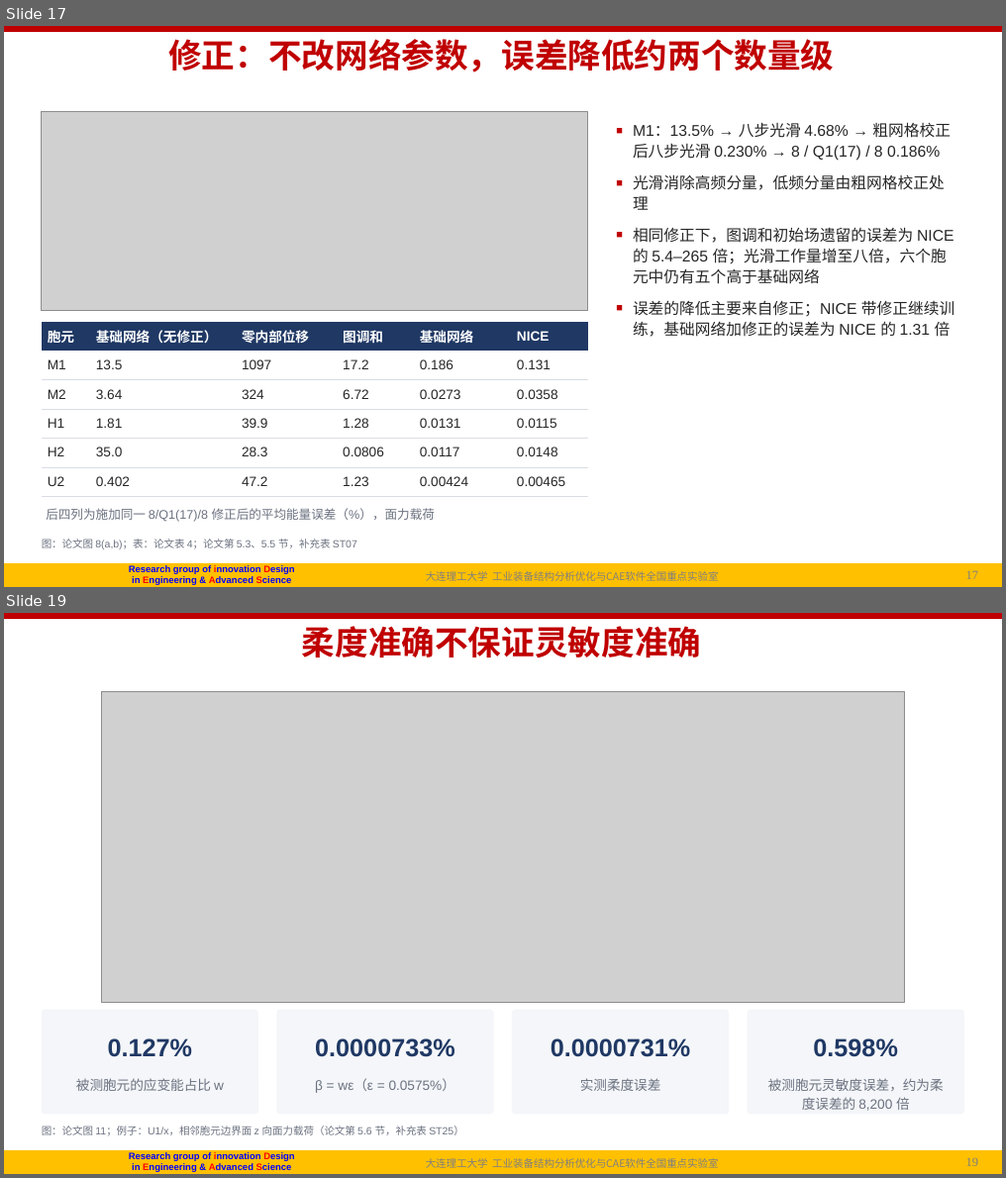
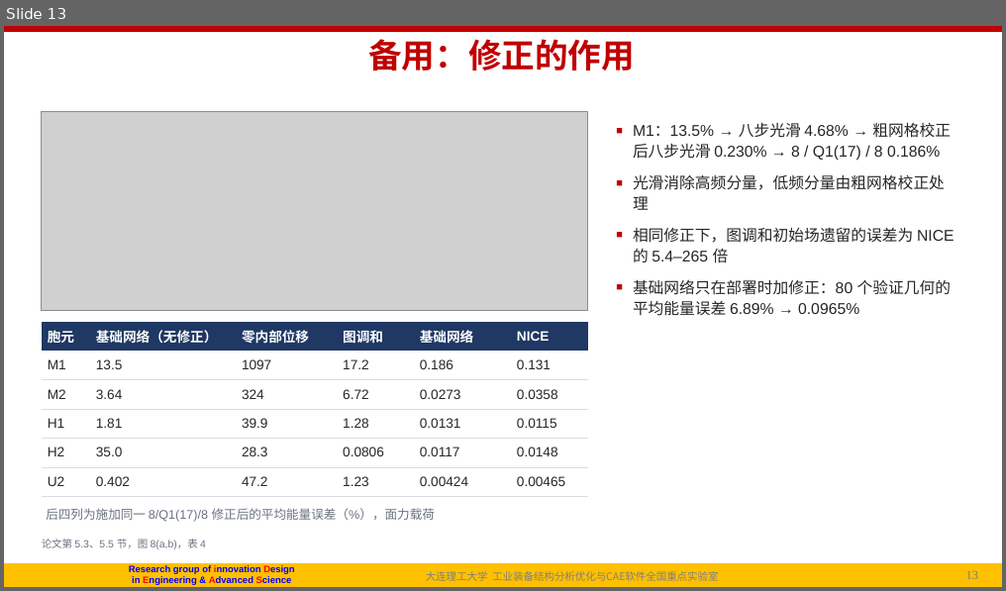
Before and after one commit to fanzhirui1004-source/curly-octo-goggles, a slide deck: docs/followup/talk/P1_NICE_组会汇报_20261014.pptx. Shown one above the other, each under a label of ours: slides 17 and 19 before the commit, slide 13 after it; the slides between them are not shown. The pictures are 1006x1178 and 1006x591 pixels, drawn with LibreOffice and Linux fonts; fonts in the diff are those of the drawing; grey boxes stand for pictures; background and template pictures are left out. Boxes give left, top, right and bottom in pixels: in the first picture for what was removed or moved away, otherwise in the second. Text is boxed around its words. In the diff, an @@ line names an element or a change of style, - is before the commit and + after.

```diff
--- a/docs/followup/talk/P1_NICE_组会汇报_20261014.pptx
+++ b/docs/followup/talk/P1_NICE_组会汇报_20261014.pptx
@@ slide 19 removed at [4,613,1002,1174], background #FFFFFF; not listed: 6 template elements that a slide beside it also shows @@
@@ title removed at [302,626,701,659] @@
-柔度准确不保证灵敏度准确
@@ picture removed at [101,691,904,1002] @@
@@ rounded rectangle removed at [42,1010,258,1115] @@
@@ rounded rectangle removed at [276,1010,494,1115] @@
@@ rounded rectangle removed at [512,1010,730,1115] @@
@@ rounded rectangle removed at [747,1010,964,1115] @@
@@ text removed at [108,1039,192,1058] @@
-0.127%
@@ text removed at [315,1039,454,1058] @@
-0.0000733%
@@ text removed at [550,1039,690,1058] @@
-0.0000731%
@@ text removed at [813,1039,897,1058] @@
-0.598%
@@ text removed at [76,1078,224,1091] @@
-被测胞元的应变能占比 w
@@ text removed at [315,1079,455,1093] @@
-β = wε（ε = 0.0575%）
@@ text removed at [580,1078,661,1091] @@
-实测柔度误差
@@ text removed at [768,1078,944,1111] @@
-被测胞元灵敏度误差，约为柔度误差的 8,200 倍
@@ text removed at [42,1126,464,1137] @@
-图：论文图 11；例子：U1/x，相邻胞元边界面 z 向面力载荷（论文第 5.6 节，补充表 ST25）
@@ what was slide 17 is now slide 13 @@
@@ slide 13 changed as well @@
@@ title at [368,39,635,71]: text changed @@
-修正：不改网络参数，误差降低约两个数量级
+备用：修正的作用
@@ text at [633,228,954,316]: text changed @@
-■ 相同修正下，图调和初始场遗留的误差为 NICE 的 5.4–265 倍；光滑工作量增至八倍，六个胞元中仍有五个高于基础网络
-■ 误差的降低主要来自修正；NICE 带修正继续训练，基础网络加修正的误差为 NICE 的 1.31 倍
+■ 相同修正下，图调和初始场遗留的误差为 NICE 的 5.4–265 倍
+■ 基础网络只在部署时加修正：80 个验证几何的平均能量误差 6.89% → 0.0965%
@@ text at [42,539,206,550]: text changed @@
-图：论文图 8(a,b)；表：论文表 4；论文第 5.3、5.5 节，补充表 ST07
+论文第 5.3、5.5 节，图 8(a,b)，表 4
@@ page number at [961,570,995,579]: text changed @@
-17/31
+13/14
@@ page number at [966,570,979,579]: text changed @@
-17
+13
```
Also in this commit, not shown: 8 other slides changed, 4 slides added, 20 other slides removed, 1 other file.
